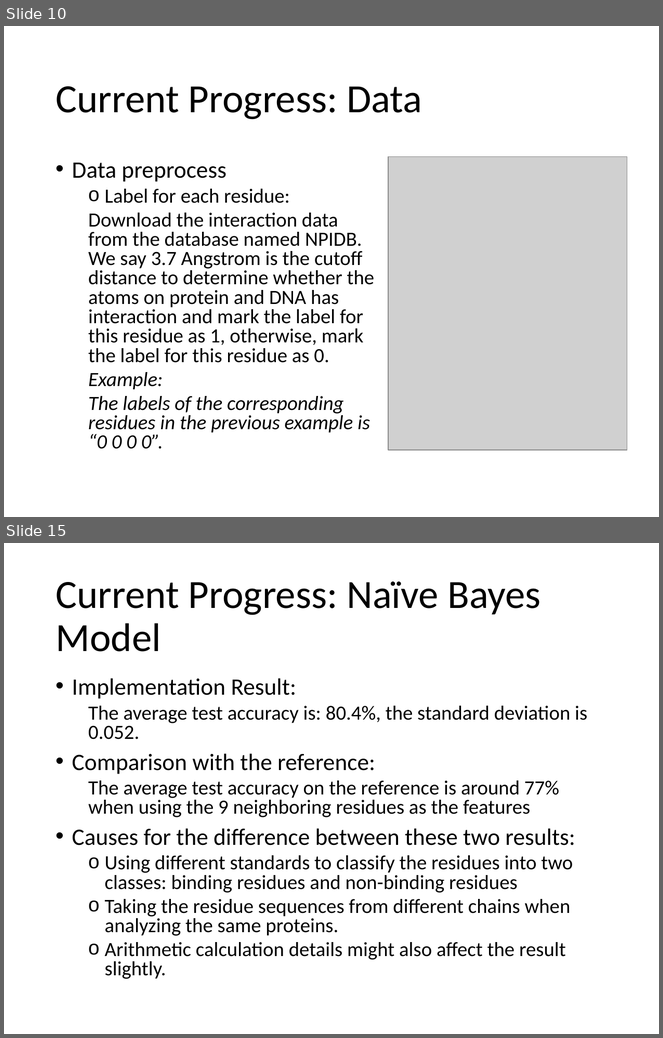
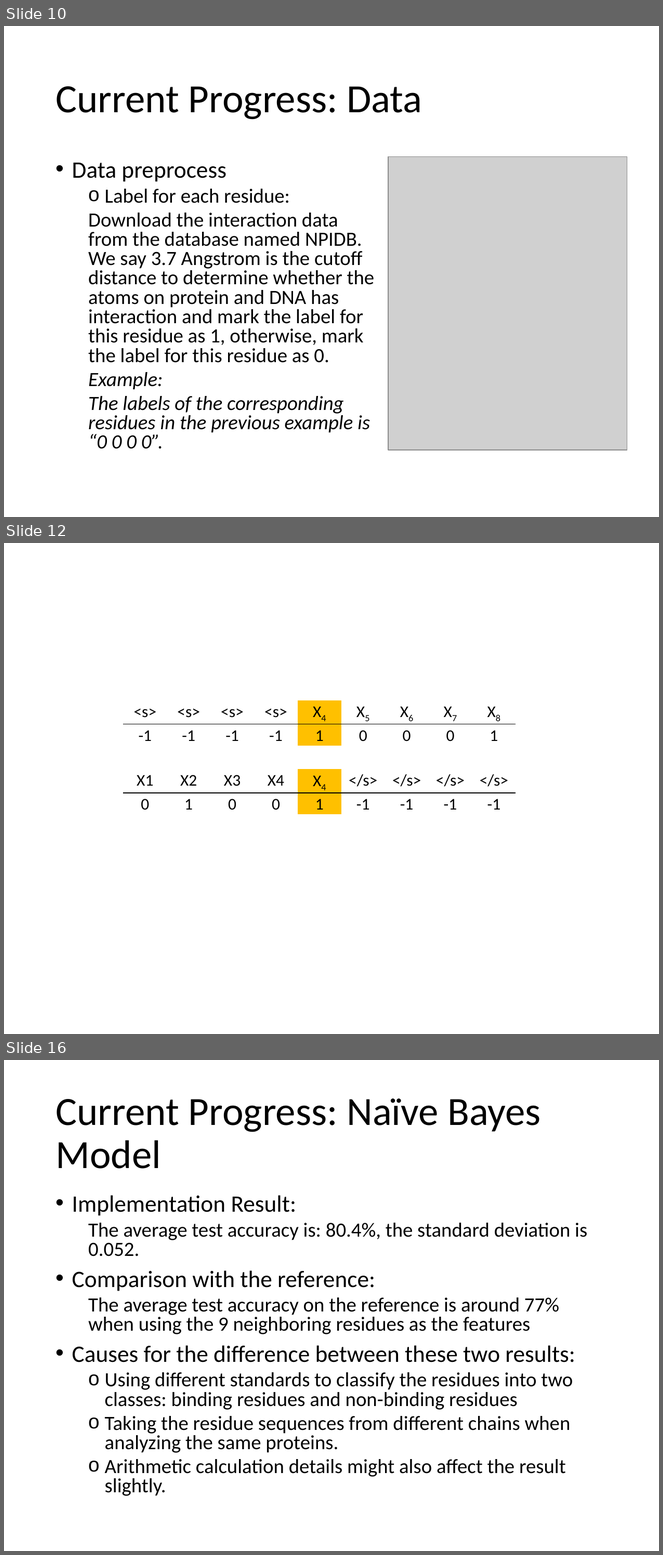
Before and after one commit to JoshuaW1990/simpleDNAandProt, a slide deck: Read_Note_Slide/JunWang.pptx. Shown one above the other, each under a label of ours: slides 10 and 15 before the commit, slides 10, 12 and 16 after it; the slides between them are not shown. The pictures are 663x1038 and 663x1555 pixels, drawn with LibreOffice and Linux fonts; fonts in the diff are those of the drawing; grey boxes stand for pictures. Boxes give left, top, right and bottom in pixels: in the first picture for what was removed or moved away, otherwise in the second. Text is boxed around its words. In the diff, an @@ line names an element or a change of style, - is before the commit and + after.

```diff
--- a/Read_Note_Slide/JunWang.pptx
+++ b/Read_Note_Slide/JunWang.pptx
@@ slide 12 added at box(4, 543, 659, 1034), background #FFFFFF @@
@@ table added at box(123, 700, 518, 744), 2 rows, 9 columns @@
+<s> | <s> | <s> | <s> | X4 | X5 | X6 | X7 | X8
+-1 | -1 | -1 | -1 | 1 | 0 | 0 | 0 | 1
@@ table added at box(123, 769, 518, 812), 2 rows, 9 columns @@
+X1 | X2 | X3 | X4 | X4 | </s> | </s> | </s> | </s>
+0 | 1 | 0 | 0 | 1 | -1 | -1 | -1 | -1
@@ what was slide 15 is now slide 16 @@
```
Also in this commit, not shown: 1 slide changed, 19 other files.
